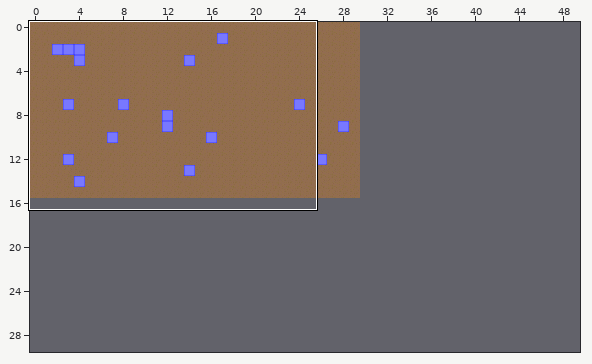
An edit to a level. Tiled map, public/data/map/map.tmx. Above: a wide view before the commit, with the close-up outlined.
Close-up. Before the commit:
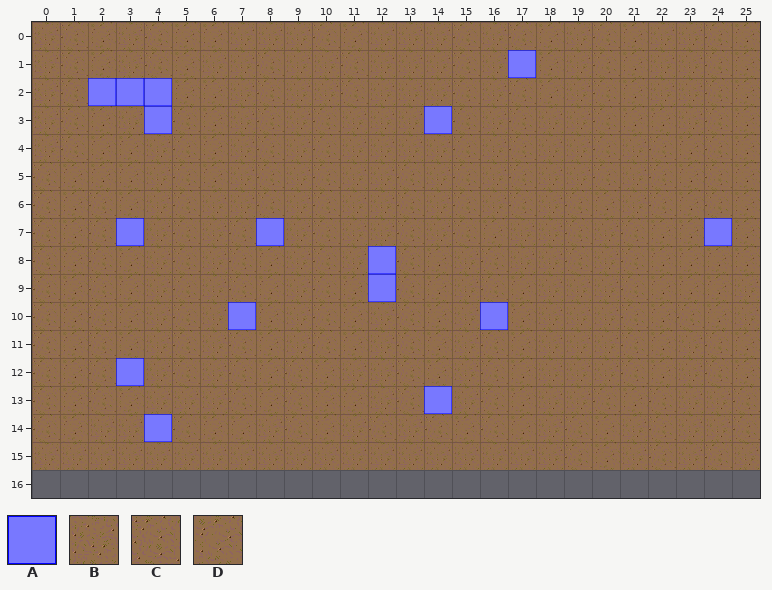
Cells are 48x48 px. Shown: x 0..25, y 0..16. The commit also changed other parts of the map, which this record leaves out. The old version is drawn lined up with the new one.
Key: from "tileset": A 0 "solid", B 3, C 4, D 5.
_ is an empty cell, # one hidden under a higher layer.
Layer "background" before, first column x 0:
 0 BCDBCDDBBBCDBBBCBCDBCDBBCD
 1 BCDBCDBBCBBCBBBCB#DBCDBBCD
 2 BC###DDBCBBCBBBCBCDBCDBBCD
 3 BCDB#CDBCBCBBB#CBCBBCDDBCD
 4 BCDDBCDBCBCBBBBCBCBBCBCDCD
 5 CDDDBCDBCBCBBCBCBCBBCBCDCD
 6 CDCDBCBBCBCBBCBCBCBCDBCDCD
 7 CDC#BCBC#BCBBCBCDBBCBCDD#D
 8 CDCDBCBCDBCB#CDBCBBCBCDDDD
 9 CDCDBCBCDBCD#CDBCDBBBCDDDB
10 CDCDBCB#DBCDBCDB#DBBBCDCDB
11 CDCDBCBCDBCDBCDBCDBBBCDBCD
12 CDC#BCBCDCDBBCDBCDBBBCDBCD
13 CDCDBBBCDCDDBC#BCDBBCDCBBC
14 CDBB#CDDBCDBCBCDCDBCDBCBBC
15 BBBBBBBBBBBBBBBBBBBCDBCBCB
16 __________________________
Layer "collision" before, first column x 0:
 0 __________________________
 1 _________________A________
 2 __AAA_____________________
 3 ____A_________A___________
 4 __________________________
 5 __________________________
 6 __________________________
 7 ___A____A_______________A_
 8 ____________A_____________
 9 ____________A_____________
10 _______A________A_________
11 __________________________
12 ___A______________________
13 ______________A___________
14 ____A_____________________
15 __________________________
16 __________________________
New version:
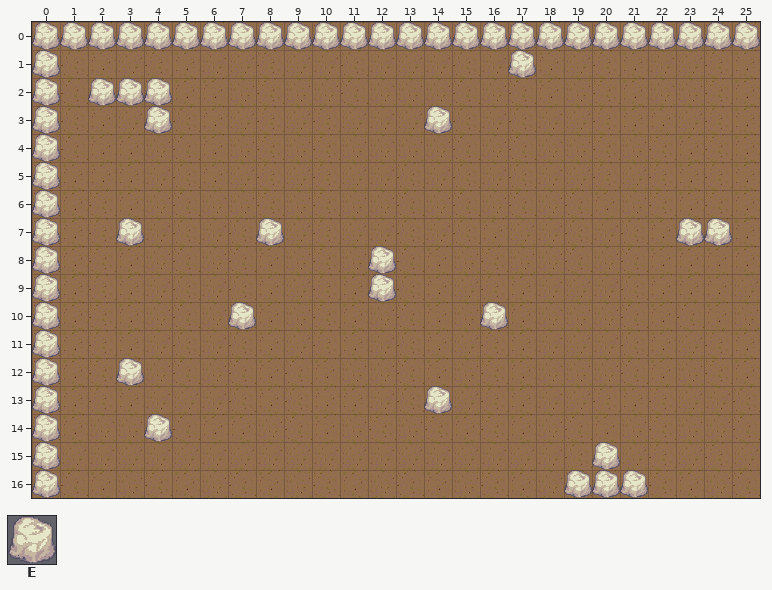
Further tiles: from "tileset": E 2.
Change:
map size 30x16 -> 50x30 cells
Layer "background":
There is now tile B in row 16 at x 0, 3, 6, 9, 12, 15, 18, 21 and 24.
There is now tile C in row 16 at x 1, 4, 7, 10, 13, 16, 19, 22 and 25.
There is now tile D in row 16 at x 2, 5, 8, 11, 14, 17, 20 and 23.
Layer "rocks":
There is now tile E in row 0 at x 0 to 25; in rows 1 to 6 at x 0; in row 7 at x 0 and 23; in rows 8 to 14 at x 0; in row 15 at x 0 and 20; in row 16 at x 0 and 19 to 21.
Layer "collision" (now hidden):
The author cleared tile A in row 1 at x 17; in row 2 at x 2 to 4; in row 3 at x 4 and 14; in row 7 at x 3, 8 and 24; in rows 8 to 9 at x 12; in row 10 at x 7 and 16.
The author cleared tile A in row 12 at x 3; in row 13 at x 14; in row 14 at x 4.
